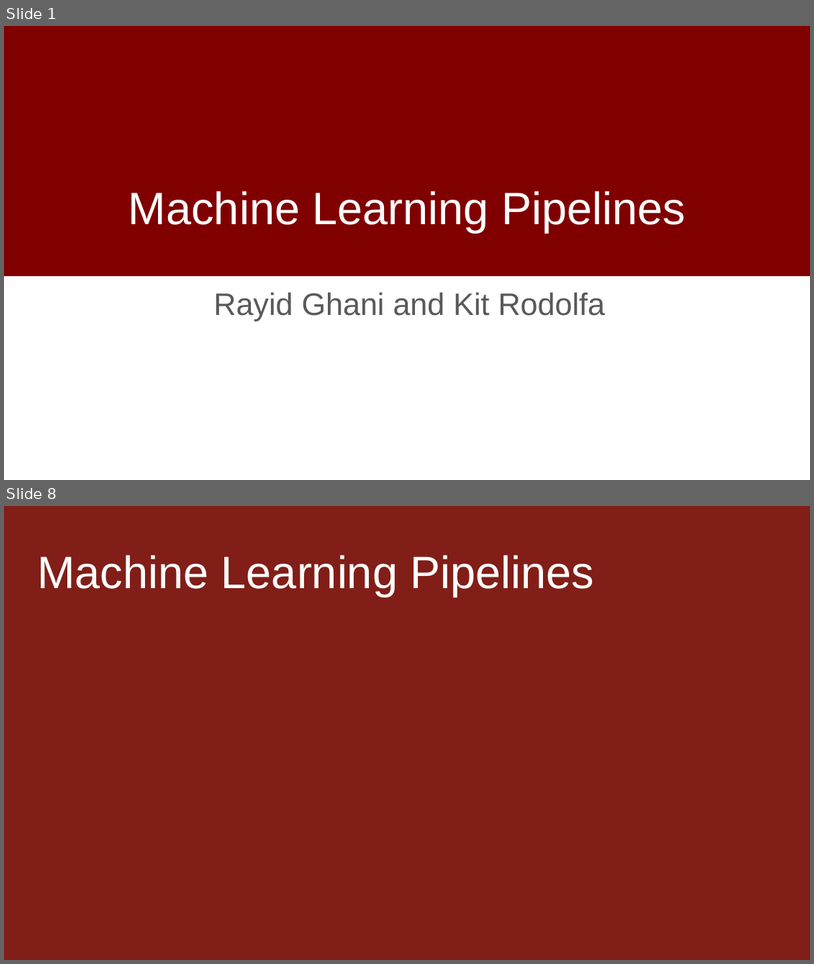
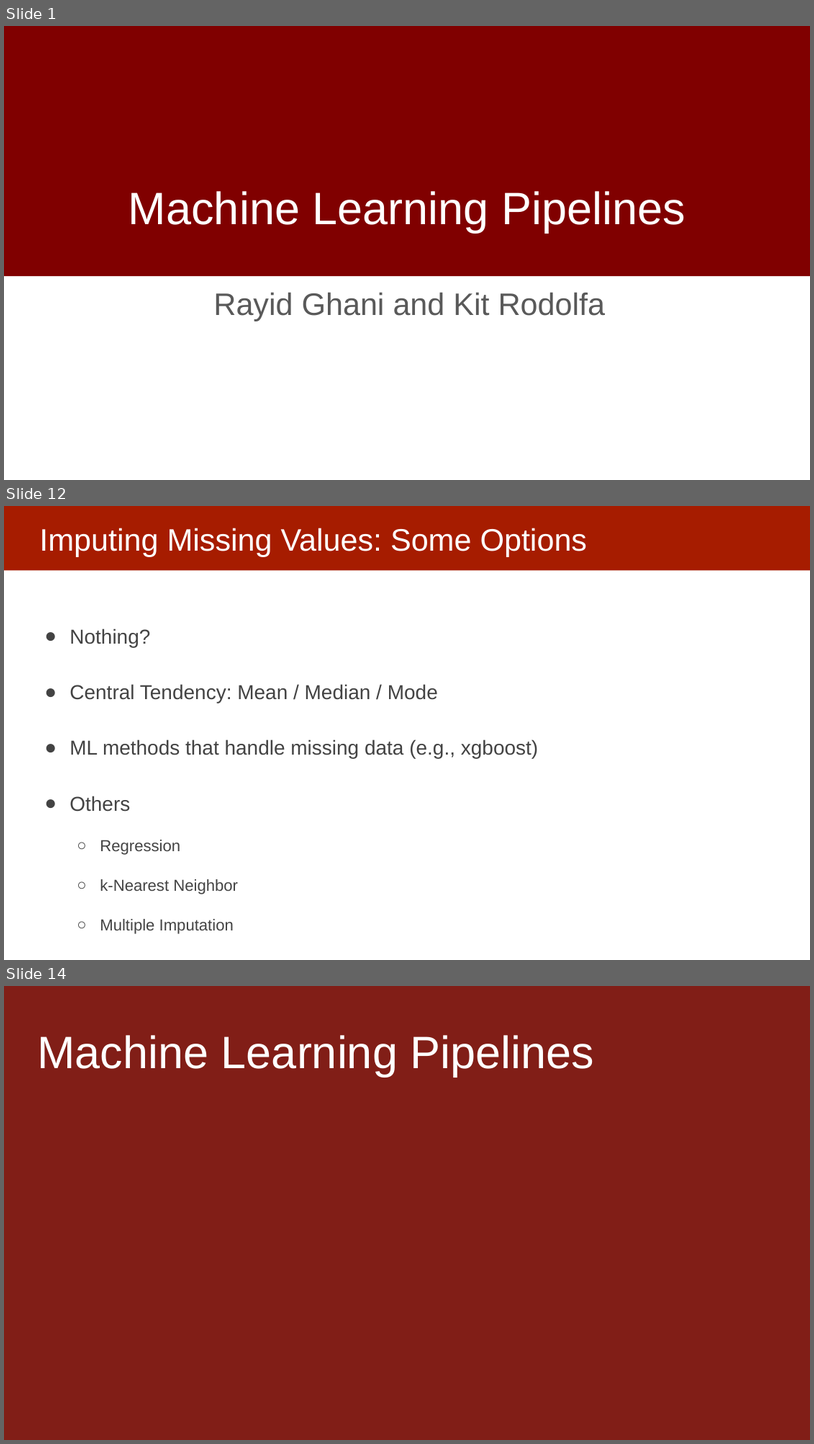
Before and after one commit to dssg/MLinPractice, a slide deck: Lectures/Lecture8-Machine-Learning-Pipelines.pptx. Shown one above the other, each under a label of ours: slides 1 and 8 before the commit, slides 1, 12 and 14 after it; the slides between them are not shown. The pictures are 814x964 and 814x1444 pixels, drawn with LibreOffice and Linux fonts; fonts in the diff are those of the drawing; background and template pictures are left out. Boxes give left, top, right and bottom in pixels: in the first picture for what was removed or moved away, otherwise in the second. Text is boxed around its words. In the diff, an @@ line names an element or a change of style, - is before the commit and + after.

```diff
--- a/Lectures/Lecture8-Machine-Learning-Pipelines.pptx
+++ b/Lectures/Lecture8-Machine-Learning-Pipelines.pptx
@@ slide 12 added at [4, 506, 810, 960], background #FFFFFF @@
@@ rectangle added at [4, 506, 810, 570], fill #A61C00 @@
@@ title added at [39, 528, 588, 556], 37 pt, text #FFFFFF @@
+Imputing Missing Values: Some Options
@@ text added at [70, 628, 538, 894], 24 pt, text #434343 @@
+● Nothing?
+● Central Tendency: Mean / Median / Mode
+● ML methods that handle missing data (e.g., xgboost)
+● Others
+  ○ Regression
+  ○ k-Nearest Neighbor
+  ○ Multiple Imputation
@@ what was slide 8 is now slide 14 @@
```
Also in this commit, not shown: 10 slides changed, 11 other slides added, 6 slides removed.
